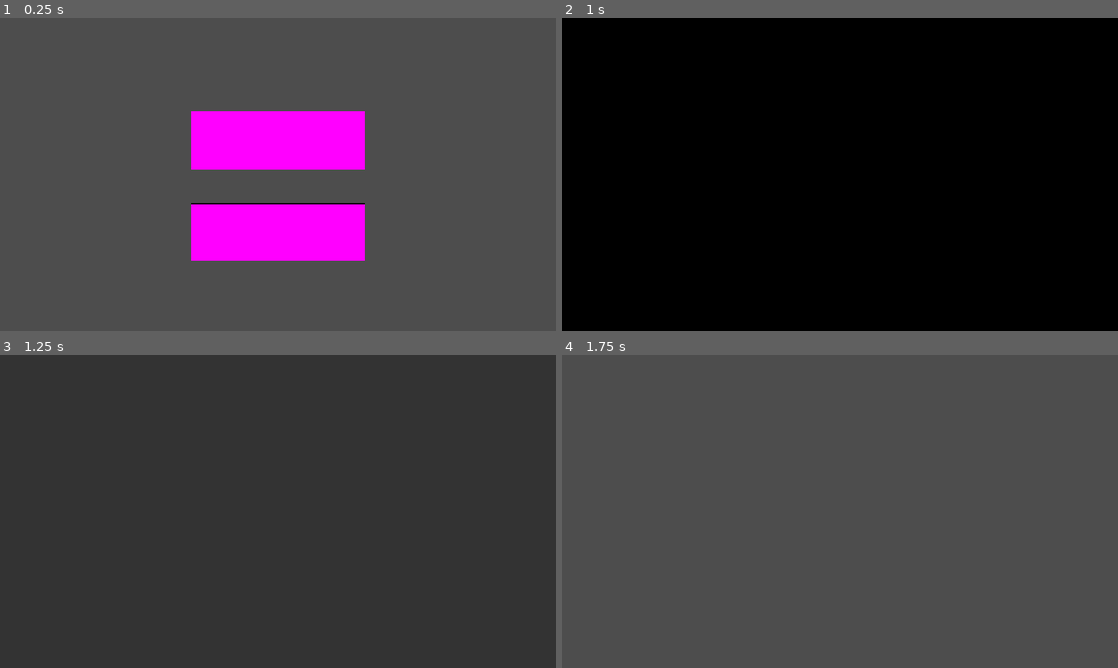
Above: before the commit, frames 1-4 (two rows, left to right).
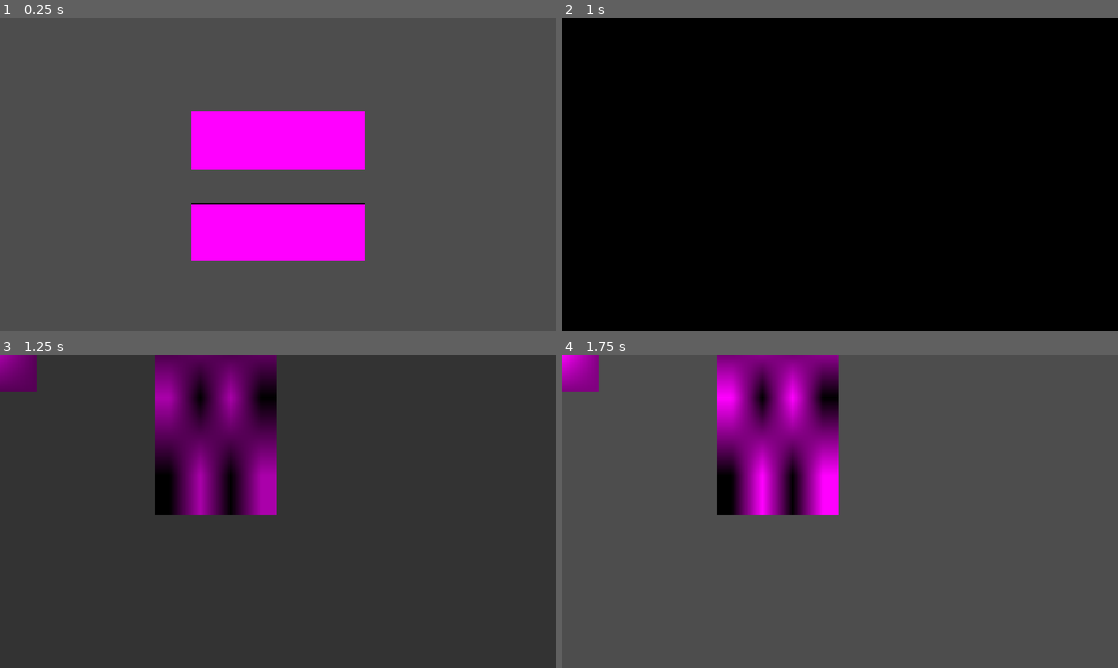
Above: after the commit, the same moments.

Repository: CookieFinder23/YGDA-Fall-Game-Jam-2026
Game: Godot game, scene res://ui/title_screen/title_screen.tscn
Same seed, same stepped clock (60 frames per second), same inputs: the game is played once before the commit and once after it. Sound files missing from this copy of the repository are replaced by a short silence.
Inputs (mouse positions are in pixels of both pictures, inside the frame that each line leads up to):
- Up to frame 1 (0.25 s): no input
- Up to frame 2 (1 s): click (840, 140) at 0.5 s
- Up to frame 3 (1.25 s): no input
- Up to frame 4 (1.75 s): hold W (up) from 1.28 s (still down)

Frames 1-2 are identical in both runs. In frame 3, 12% of the frame differs, in the area x 0-50%, y 0-52%; in frame 4, 12%.
Error after the commit: Attempt to call function 'find_child' in base 'null instance' on a null instance. (res://level/world.gd:48)

Commit message:
ugly ui exists

Diff:
--- /dev/null
+++ b/fall-game-jam-2026/level/player.tscn
@@ -0,0 +1,6 @@
+[gd_scene format=3 uid="uid://b2ct5koaay7wr"]
+
+[ext_resource type="Texture2D" uid="uid://cqdtb6ubvqbl0" path="res://icon.svg" id="1_tfbcj"]
+
+[node name="Player" type="Sprite2D" unique_id=520527748]
+texture = ExtResource("1_tfbcj")
--- a/fall-game-jam-2026/level/world.tscn
+++ b/fall-game-jam-2026/level/world.tscn
@@ -2,8 +2,11 @@
 
 [ext_resource type="PackedScene" uid="uid://duh0b4jpm3s56" path="res://level_object/player.tscn" id="1_07nfa"]
 [ext_resource type="Script" uid="uid://dg875oa72qesx" path="res://level/world.gd" id="1_sw3g3"]
+[ext_resource type="PackedScene" uid="uid://clddrd1vt1me" path="res://ui/hud/hud.tscn" id="3_tjjer"]
 
 [node name="World" type="Node2D" unique_id=267205359]
 script = ExtResource("1_sw3g3")
 
 [node name="Player" parent="." unique_id=520527748 instance=ExtResource("1_07nfa")]
+
+[node name="hud" parent="." unique_id=1303472108 instance=ExtResource("3_tjjer")]
--- /dev/null
+++ b/fall-game-jam-2026/ui/hud/hud.gd
@@ -0,0 +1,12 @@
+extends Control
+
+@onready var health_bar : TextureProgressBar = $TextureProgressBar
+
+# Called when the node enters the scene tree for the first time.
+func _ready() -> void:
+	health_bar.max_value = GameState.player.health
+
+
+# Called every frame. 'delta' is the elapsed time since the previous frame.
+func _process(delta: float) -> void:
+	health_bar.value = GameState.player.health
--- /dev/null
+++ b/fall-game-jam-2026/ui/hud/hud.tscn
@@ -0,0 +1,55 @@
+[gd_scene format=3 uid="uid://clddrd1vt1me"]
+
+[ext_resource type="Script" uid="uid://chdm8ysjb6rtu" path="res://ui/hud/hud.gd" id="1_xmswo"]
+
+[sub_resource type="PlaceholderTexture2D" id="PlaceholderTexture2D_nadbi"]
+
+[sub_resource type="PlaceholderTexture2D" id="PlaceholderTexture2D_lx6e4"]
+
+[sub_resource type="PlaceholderTexture2D" id="PlaceholderTexture2D_4tbtn"]
+
+[sub_resource type="PlaceholderTexture2D" id="PlaceholderTexture2D_riu67"]
+
+[sub_resource type="PlaceholderTexture2D" id="PlaceholderTexture2D_hx6qw"]
+
+[node name="hud" type="Control" unique_id=1303472108]
+layout_mode = 3
+anchors_preset = 15
+anchor_right = 1.0
+anchor_bottom = 1.0
+offset_left = -966.0
+offset_top = -527.0
+offset_right = -966.0
+offset_bottom = -527.0
+grow_horizontal = 2
+grow_vertical = 2
+script = ExtResource("1_xmswo")
+
+[node name="Level" type="TextureRect" parent="." unique_id=1366096636]
+layout_mode = 1
+anchors_preset = -1
+offset_right = 420.0
+offset_bottom = 1080.0
+texture = SubResource("PlaceholderTexture2D_nadbi")
+
+[node name="Ui" type="TextureRect" parent="." unique_id=487245666]
+layout_mode = 1
+anchors_preset = -1
+offset_left = 1500.0
+offset_right = 1920.0
+offset_bottom = 1080.0
+texture = SubResource("PlaceholderTexture2D_lx6e4")
+
+[node name="TextureProgressBar" type="TextureProgressBar" parent="." unique_id=63105942]
+layout_mode = 0
+offset_left = 838.0
+offset_top = 396.0
+offset_right = 1094.0
+offset_bottom = 652.0
+fill_mode = 3
+nine_patch_stretch = true
+texture_under = SubResource("PlaceholderTexture2D_4tbtn")
+texture_over = SubResource("PlaceholderTexture2D_riu67")
+texture_progress = SubResource("PlaceholderTexture2D_hx6qw")
+tint_under = Color(0.44852012, 0.3624978, 0.30077145, 1)
+tint_progress = Color(0.91692173, 0, 0.24495691, 1)
--- a/fall-game-jam-2026/ui/world_ui/world_ui.tscn
+++ /dev/null
@@ -1,30 +0,0 @@
-[gd_scene format=3 uid="uid://clddrd1vt1me"]
-
-[node name="WorldUi" type="Control" unique_id=1303472108]
-layout_mode = 3
-anchors_preset = 15
-anchor_right = 1.0
-anchor_bottom = 1.0
-grow_horizontal = 2
-grow_vertical = 2
-
-[node name="WorldPlaceholder" type="Panel" parent="." unique_id=1248188925]
-layout_mode = 0
-offset_left = 440.0
-offset_right = 1480.0
-offset_bottom = 1080.0
-
-[node name="Level" type="TextureRect" parent="." unique_id=1366096636]
-layout_mode = 1
-anchors_preset = -1
-offset_right = 440.0
-offset_bottom = 1080.0
-
-[node name="Ui" type="TextureRect" parent="." unique_id=487245666]
-layout_mode = 1
-anchors_preset = -1
-anchor_left = 0.771
-anchor_right = 0.771
-offset_left = -0.32006836
-offset_right = 439.67993
-offset_bottom = 1080.0
Not shown, added: fall-game-jam-2026/ui/hud/hud.gd.uid
